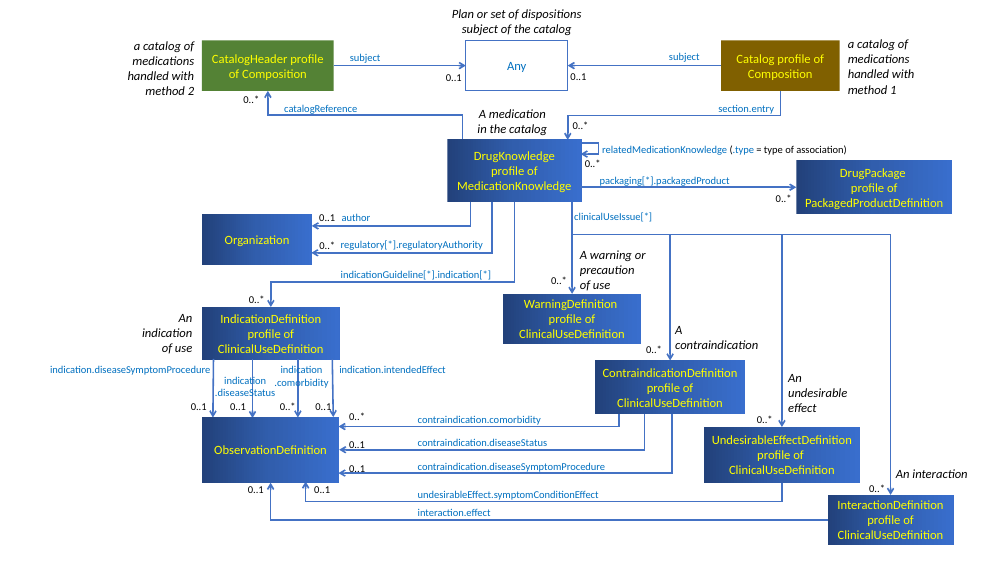
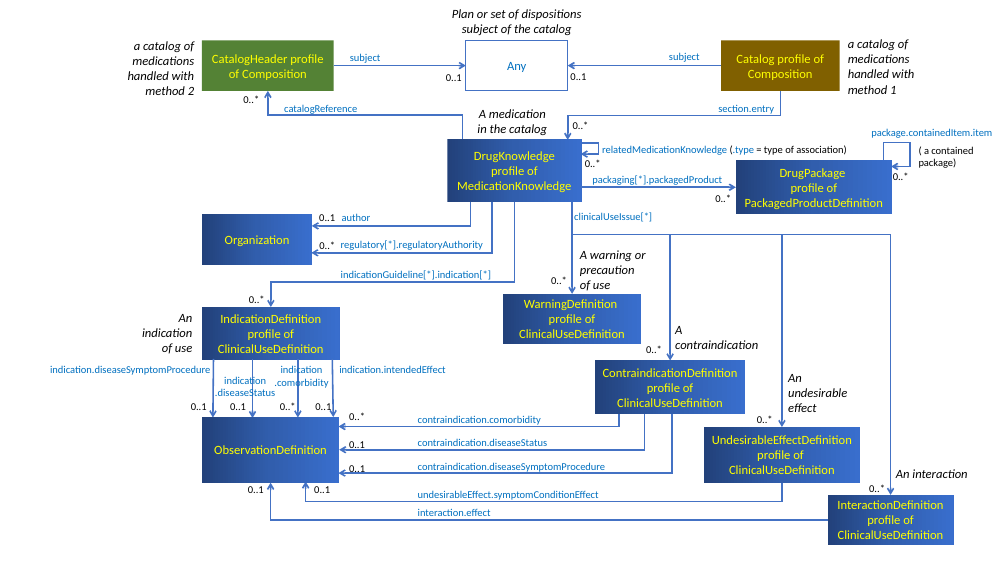
Before and after one commit to HL7/fhir-order-catalog, a slide deck: slide 1 of input/images-source/MedicationCatalog.pptx. Drawn at 1008x567 pixels with LibreOffice and Linux fonts; fonts in the diff are those of the drawing. Boxes give left, top, right and bottom in pixels: in the first picture for what was removed or moved away, otherwise in the second. Text is boxed around its words. In the diff, an @@ line names an element or a change of style, - is before the commit and + after.

```diff
--- a/input/images-source/MedicationCatalog.pptx
+++ b/input/images-source/MedicationCatalog.pptx
@@ text added at [871, 128, 992, 138], 10 pt, text #0070C0 @@
+package.containedItem.item
@@ elbow arrow added from (884, 161) to (892, 166), #4472C4 1.5 pt @@
@@ text added at [919, 146, 973, 168], 10 pt, text #000000 @@
+( a contained package)
@@ text "packaging[*].packagedProduct": place and size @@
-text "packaging[*].packagedProduct" at [600, 176, 730, 188]
+text "packaging[*].packagedProduct" at [592, 175, 722, 185]
@@ rectangle "DrugPackage": place and size @@
-rectangle "DrugPackage" at [796, 160, 952, 215]
+rectangle "DrugPackage" at [736, 160, 892, 215]
@@ rectangle added at [876, 161, 892, 172], fill #4472C4, outline #325491 1 pt @@
@@ text added at [893, 172, 909, 180], 10 pt, text #000000 @@
+0..*
@@ elbow arrow moved from (580, 188) - (796, 188) to (582, 188) - (736, 188) @@
@@ text "0..*": place and size @@
-text "0..*" at [776, 194, 792, 202]
+text "0..*" at [715, 194, 731, 202]
```
Also in this commit, not shown: 1 other slide changed, 13 other files.
